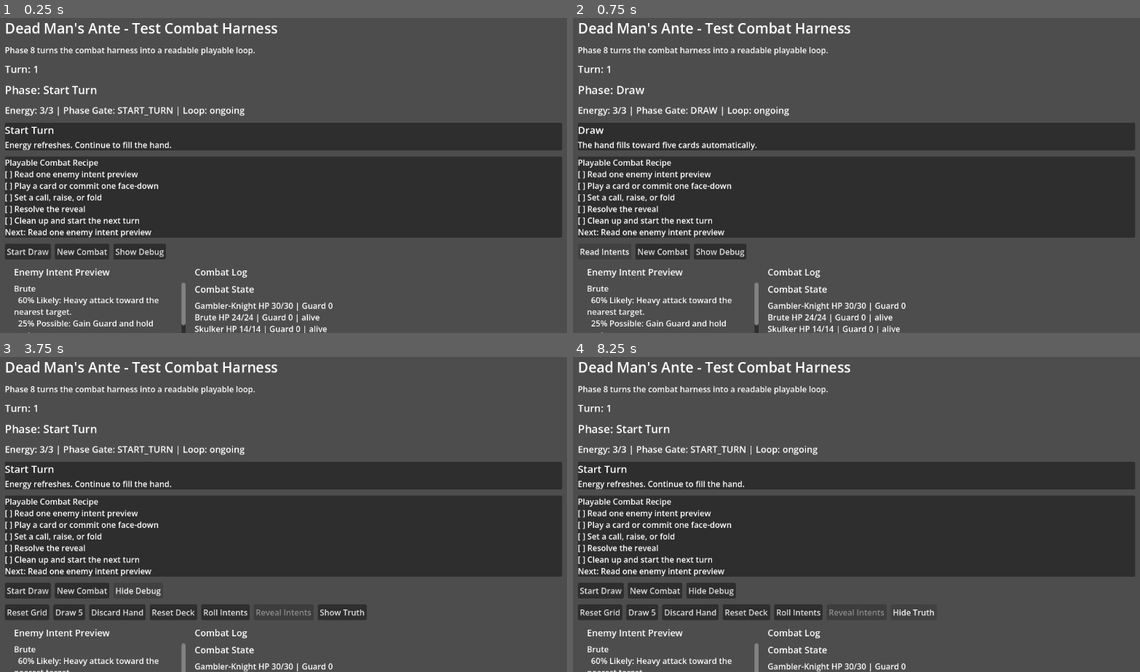
Above: before the commit, frames 1-4 (two rows, left to right).
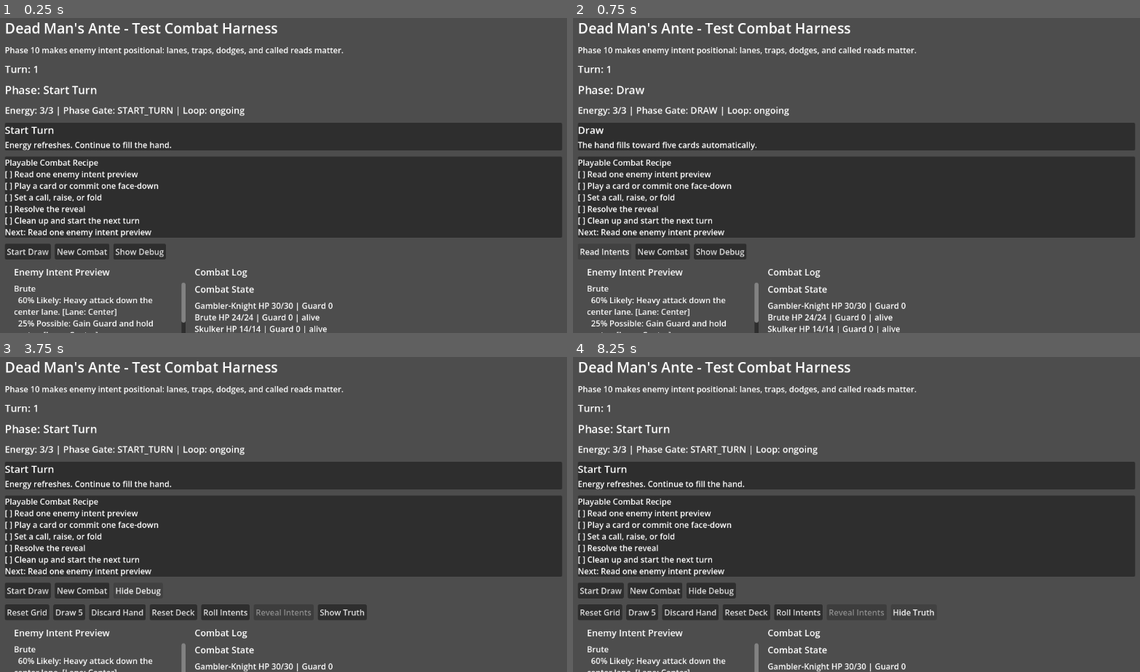
Above: after the commit, the same moments.

Repository: CokesG/Godotgame
Game: Godot game, scene res://scenes/combat/TestCombat.tscn
The game is run twice, just before and just after one commit, with the same random seed, the same clock (stepped at 60 frames per second) and the same inputs.
Inputs:
- Up to frame 1 (0.25 s): no input
- Up to frame 2 (0.75 s): click "Start Draw" at 0.5 s
- Up to frame 3 (3.75 s): click "New Combat" at 1.25 s; click "Start Draw" at 2 s; click "New Combat" at 2.75 s; click "Show Debug" at 3.5 s
- Up to frame 4 (8.25 s): click "Hide Debug" at 4.25 s; click "Show Debug" at 5 s; click "Draw 5" at 5.75 s; click "Discard Hand" at 6.5 s; click "Roll Intents" at 7.25 s; click "Show Truth" at 8 s

The runs differ from the first frame. In frame 1, 0.9% of the frame differs, in the area x 2-61%, y 9-100%; in frame 2, 0.9%; in frame 3, 0.8%; in frame 4, 0.8%.

Commit message:
Add positional intent reveal feel

Diff:
--- a/resources/intents/brute_smash.tres
+++ b/resources/intents/brute_smash.tres
@@ -6,8 +6,8 @@
 script = ExtResource("1")
 id = &"brute_smash"
 display_name = "Skull Smash"
-public_text = "Heavy attack toward the nearest target."
-hidden_text = "The Brute commits to Skull Smash for 8 damage."
+public_text = "Heavy attack down the center lane."
+hidden_text = "The Brute commits to Skull Smash down center lane for 8 damage."
 intent_type = 0
 weight = 0.6
 telegraph_tier = 0
--- a/resources/intents/shieldbearer_bash.tres
+++ b/resources/intents/shieldbearer_bash.tres
@@ -6,11 +6,11 @@
 script = ExtResource("1")
 id = &"shieldbearer_bash"
 display_name = "Shield Bash"
-public_text = "Short-range bash if you stay close."
-hidden_text = "The Shieldbearer bashes for 5 damage."
+public_text = "Short-range bash down the right lane."
+hidden_text = "The Shieldbearer bashes down right lane for 5 damage."
 intent_type = 0
 weight = 0.3
 telegraph_tier = 1
-target_lane = 1
+target_lane = 2
 payload = {"damage": 5}
 tell_tags = Array[StringName]([&"shield_twist", &"close_range"])
--- a/resources/intents/shieldbearer_guard.tres
+++ b/resources/intents/shieldbearer_guard.tres
@@ -6,11 +6,11 @@
 script = ExtResource("1")
 id = &"shieldbearer_guard"
 display_name = "Raise Shield"
-public_text = "Gain Guard and protect an ally."
-hidden_text = "The Shieldbearer raises its shield for 9 Guard."
+public_text = "Gain Guard while holding the right lane."
+hidden_text = "The Shieldbearer raises its shield on the right lane for 9 Guard."
 intent_type = 1
 weight = 0.5
 telegraph_tier = 0
-target_lane = 1
+target_lane = 2
 payload = {"guard": 9}
 tell_tags = Array[StringName]([&"shield_high", &"protect"])
--- a/resources/intents/skulker_cut.tres
+++ b/resources/intents/skulker_cut.tres
@@ -6,8 +6,8 @@
 script = ExtResource("1")
 id = &"skulker_cut"
 display_name = "Cut Purse"
-public_text = "Fast strike at the weakest opening."
-hidden_text = "The Skulker cuts for 4 damage and pressures your hand."
+public_text = "Fast strike that tracks your current position."
+hidden_text = "The Skulker tracks your current position and cuts for 4 damage."
 intent_type = 0
 weight = 0.45
 telegraph_tier = 0
--- a/scripts/combat/BluffSystem.gd
+++ b/scripts/combat/BluffSystem.gd
@@ -15,6 +15,11 @@
 var called_intent_name: String = ""
 var called_lane: int = -1
 var last_result: String = ""
+var last_call_correct: bool = false
+var last_called_enemy_id: StringName = &""
+var last_called_intent_id: StringName = &""
+var last_resolved_wager: int = 0
+var last_payout: int = 0
 
 
 func _ready() -> void:
@@ -27,6 +32,7 @@
 	committed_card = null
 	clear_call(false)
 	last_result = "No call resolved yet."
+	_clear_last_reveal_state()
 	log_requested.emit("Bluff state reset. Nerve: %d." % nerve)
 	_emit_state()
 
@@ -35,6 +41,7 @@
 	committed_card = card
 	current_wager = 0
 	last_result = "Committed %s face-down." % _get_card_name(card)
+	_clear_last_reveal_state()
 	log_requested.emit(last_result)
 	_emit_state()
 
@@ -98,6 +105,7 @@
 	var penalty := 1 if nerve > 0 else 0
 	nerve -= penalty
 	last_result = "Folded %s. Lost %d Nerve and avoided reveal risk." % [_get_card_name(committed_card), penalty]
+	_clear_last_reveal_state()
 	log_requested.emit(last_result)
 	committed_card = null
 	current_wager = 0
@@ -107,13 +115,20 @@
 
 
 func reveal(revealed_intents: Array) -> Dictionary:
+	_capture_called_state()
+	last_resolved_wager = current_wager
+	last_call_correct = false
+	last_payout = 0
+
 	if committed_card == null:
+		_clear_last_reveal_state()
 		last_result = "Reveal resolved without a committed card."
 		log_requested.emit(last_result)
 		_emit_state()
 		return get_state()
 
 	if called_enemy_id.is_empty() or called_intent_id.is_empty():
+		_clear_last_reveal_state(false)
 		last_result = "Reveal exposed %s without a call. No payoff." % _get_card_name(committed_card)
 		log_requested.emit(last_result)
 		committed_card = null
@@ -123,6 +138,8 @@
 
 	var matched_entry := _find_revealed_entry(revealed_intents, called_enemy_id)
 	if matched_entry.is_empty():
+		last_call_correct = false
+		last_payout = 0
 		last_result = "Reveal could not find %s. Wager lost." % called_enemy_name
 		log_requested.emit(last_result)
 		committed_card = null
@@ -134,6 +151,8 @@
 	if correct:
 		var payout := 1 + current_wager * 2
 		nerve += payout
+		last_call_correct = true
+		last_payout = payout
 		last_result = "CALL CORRECT: %s revealed %s%s. %s pays out %d Nerve." % [
 			called_enemy_name,
 			matched_entry.get("intent_name", "Unknown"),
@@ -142,6 +161,8 @@
 			payout
 		]
 	else:
+		last_call_correct = false
+		last_payout = 0
 		last_result = "CALL MISSED: %s revealed %s%s. %s fizzles and the wager is lost." % [
 			called_enemy_name,
 			matched_entry.get("intent_name", "Unknown"),
@@ -169,6 +190,11 @@
 		"called_intent_name": called_intent_name if not called_intent_name.is_empty() else "None",
 		"called_lane": called_lane,
 		"call_summary": _get_call_summary(),
+		"last_call_correct": last_call_correct,
+		"last_called_enemy_id": last_called_enemy_id,
+		"last_called_intent_id": last_called_intent_id,
+		"last_resolved_wager": last_resolved_wager,
+		"last_payout": last_payout,
 		"last_result": last_result
 	}
 
@@ -210,5 +236,19 @@
 	return " in lane %d" % lane
 
 
+func _capture_called_state() -> void:
+	last_called_enemy_id = called_enemy_id
+	last_called_intent_id = called_intent_id
+
+
+func _clear_last_reveal_state(clear_called_state: bool = true) -> void:
+	last_call_correct = false
+	if clear_called_state:
+		last_called_enemy_id = &""
+		last_called_intent_id = &""
+	last_resolved_wager = 0
+	last_payout = 0
+
+
 func _emit_state() -> void:
 	state_changed.emit(get_state())
--- a/scripts/combat/CombatResolver.gd
+++ b/scripts/combat/CombatResolver.gd
@@ -12,6 +12,7 @@
 var player_state: Dictionary = {}
 var enemy_states: Dictionary = {}
 var enemy_order: Array[StringName] = []
+var trap_cells: Array[Vector2i] = []
 var traps_armed: int = 0
 var outcome: String = "ongoing"
 
@@ -26,6 +27,7 @@
 	}
 	enemy_states.clear()
 	enemy_order.clear()
+	trap_cells.clear()
 	traps_armed = 0
 	outcome = "ongoing"
 
@@ -80,12 +82,7 @@
 		&"false_opening":
 			log_requested.emit("%s creates bait. Use Commit/Call/Raise to cash it in." % card_name)
 		&"snare_card":
-			traps_armed += 1
-			log_requested.emit("%s arms a trap at %s. Traps armed: %d." % [
-				card_name,
-				String(context.get("target_cell_label", "the selected cell")),
-				traps_armed
-			])
+			_arm_trap(card_name, context)
 		&"blood_ritual":
 			log_requested.emit("%s feeds the wager engine. Nerve remains tracked by BluffSystem." % card_name)
 		_:
@@ -96,6 +93,10 @@
 
 
 func apply_revealed_intents(revealed_intents: Array) -> void:
+	apply_revealed_intents_with_context(revealed_intents, {})
+
+
+func apply_revealed_intents_with_context(revealed_intents: Array, context: Dictionary = {}) -> void:
 	if _is_finished():
 		return
 
@@ -107,9 +108,16 @@
 		var payload: Dictionary = entry.get("payload", {})
 		var enemy_name := String(entry.get("enemy_name", "Enemy"))
 		var intent_name := String(entry.get("intent_name", "Intent"))
+		var target_lane: int = int(entry.get("target_lane", -1))
+
+		_trigger_trap_for_intent(enemy_id, enemy_name, intent_name, target_lane)
+		if not _enemy_is_alive(enemy_id):
+			_check_combat_end()
+			_emit_state()
+			continue
 
 		if payload.has("damage"):
-			_damage_player(int(payload.get("damage", 0)), "%s's %s" % [enemy_name, intent_name])
+			_resolve_positional_damage(enemy_id, enemy_name, StringName(entry.get("intent_id", &"")), intent_name, int(payload.get("damage", 0)), target_lane, context)
 		elif payload.has("guard"):
 			_add_enemy_guard(enemy_id, int(payload.get("guard", 0)), "%s's %s" % [enemy_name, intent_name])
 		elif payload.has("rage"):
@@ -123,8 +131,8 @@
 		else:
 			log_requested.emit("%s resolves %s with no Phase 6 payload." % [enemy_name, intent_name])
 
-	_check_combat_end()
-	_emit_state()
+		_check_combat_end()
+		_emit_state()
 
 
 func get_state() -> Dictionary:
@@ -132,6 +140,7 @@
 		"player": player_state.duplicate(),
 		"enemies": _get_enemy_list(),
 		"traps_armed": traps_armed,
+		"trap_cells": trap_cells.duplicate(),
 		"outcome": outcome
 	}
 
@@ -199,6 +208,126 @@
 	enemy_states[enemy_id] = enemy
 
 
+func _arm_trap(source: String, context: Dictionary) -> void:
+	var target_cell: Vector2i = context.get("target_cell", Vector2i(-1, -1))
+	if target_cell.x < 0:
+		trap_cells.append(target_cell)
+		_sync_trap_count()
+		log_requested.emit("%s arms a loose trap. Traps armed: %d." % [source, traps_armed])
+		return
+
+	trap_cells.append(target_cell)
+	_sync_trap_count()
+	log_requested.emit("%s arms a trap at %s. Traps armed: %d." % [
+		source,
+		String(context.get("target_cell_label", "(%d,%d)" % [target_cell.x, target_cell.y])),
+		traps_armed
+	])
+
+
+func _trigger_trap_for_intent(enemy_id: StringName, enemy_name: String, intent_name: String, target_lane: int) -> void:
+	if target_lane < 0:
+		return
+
+	var trap_index: int = _get_trap_index_for_lane(target_lane)
+	if trap_index < 0:
+		return
+
+	var trap_cell: Vector2i = trap_cells[trap_index]
+	trap_cells.remove_at(trap_index)
+	_sync_trap_count()
+	log_requested.emit("Snare trap at %s catches %s's %s in lane %s." % [
+		"(%d,%d)" % [trap_cell.x, trap_cell.y],
+		enemy_name,
+		intent_name,
+		_get_lane_label(target_lane)
+	])
+	_damage_enemy(enemy_id, 3, "Snare trap")
+
+
+func _get_trap_index_for_lane(target_lane: int) -> int:
+	for index in range(trap_cells.size()):
+		if trap_cells[index].x == target_lane:
+			return index
+	return -1
+
+
+func _sync_trap_count() -> void:
+	traps_armed = trap_cells.size()
+
+
+func _resolve_positional_damage(enemy_id: StringName, enemy_name: String, intent_id: StringName, intent_name: String, amount: int, target_lane: int, context: Dictionary) -> void:
+	if amount <= 0:
+		log_requested.emit("%s's %s deals no damage." % [enemy_name, intent_name])
+		return
+
+	if _lane_attack_misses(target_lane, context):
+		log_requested.emit("%s's %s misses lane %s: player is in lane %s." % [
+			enemy_name,
+			intent_name,
+			_get_lane_label(target_lane),
+			_get_lane_label(_get_player_lane(context))
+		])
+		return
+
+	var mitigated_amount: int = amount
+	var call_mitigation: int = _get_call_mitigation(enemy_id, intent_id, context)
+	if call_mitigation > 0:
+		mitigated_amount = max(0, amount - call_mitigation)
+		log_requested.emit("Called read reduces incoming damage by %d." % min(amount, call_mitigation))
+
+	if target_lane >= 0:
+		log_requested.emit("%s's %s hits lane %s for %d damage." % [
+			enemy_name,
+			intent_name,
+			_get_lane_label(target_lane),
+			mitigated_amount
+		])
+	else:
+		log_requested.emit("%s's %s tracks the player for %d damage." % [
+			enemy_name,
+			intent_name,
+			mitigated_amount
+		])
+
+	_damage_player(mitigated_amount, "%s's %s" % [enemy_name, intent_name])
+
+
+func _lane_attack_misses(target_lane: int, context: Dictionary) -> bool:
+	if target_lane < 0:
+		return false
+	if not context.has("player_lane"):
+		return false
+	return _get_player_lane(context) != target_lane
+
+
+func _get_player_lane(context: Dictionary) -> int:
+	return int(context.get("player_lane", -1))
+
+
+func _get_call_mitigation(enemy_id: StringName, intent_id: StringName, context: Dictionary) -> int:
+	var bluff_state: Dictionary = context.get("bluff_state", {})
+	if not bool(bluff_state.get("last_call_correct", context.get("last_call_correct", false))):
+		return 0
+	if StringName(bluff_state.get("last_called_enemy_id", context.get("last_called_enemy_id", &""))) != enemy_id:
+		return 0
+	if StringName(bluff_state.get("last_called_intent_id", context.get("last_called_intent_id", &""))) != intent_id:
+		return 0
+	return 2 + int(bluff_state.get("last_resolved_wager", context.get("last_resolved_wager", 0)))
+
+
+func _get_lane_label(lane: int) -> String:
+	match lane:
+		0:
+			return "Left"
+		1:
+			return "Center"
+		2:
+			return "Right"
+		_:
+			return "Tracking"
+
+
 func _damage_player(amount: int, source: String) -> void:
 	var guard: int = int(player_state.get("guard", 0))
 	var damage_after_guard: int = max(0, amount - guard)
--- a/scripts/combat/TestCombatController.gd
+++ b/scripts/combat/TestCombatController.gd
@@ -175,7 +175,7 @@
 	layout.add_child(title)
 
 	var subtitle := Label.new()
-	subtitle.text = "Phase 8 turns the combat harness into a readable playable loop."
+	subtitle.text = "Phase 10 makes enemy intent positional: lanes, traps, dodges, and called reads matter."
 	subtitle.add_theme_font_size_override("font_size", 16)
 	layout.add_child(subtitle)
 
@@ -854,8 +854,9 @@
 			alive_text
 		])
 
-	combat_state_label.append_text("Traps: %d | Outcome: %s" % [
+	combat_state_label.append_text("Traps: %d%s | Outcome: %s" % [
 		state.get("traps_armed", 0),
+		_get_trap_cells_text(state.get("trap_cells", [])),
 		state.get("outcome", "ongoing")
 	])
 	_refresh_targeting_options()
@@ -901,7 +902,8 @@
 			else:
 				combat_resolver.call("apply_card_with_context", resolved_card, committed_card_context)
 			committed_card_context.clear()
-	combat_resolver.call("apply_revealed_intents", revealed)
+	var bluff_state: Dictionary = bluff_system.call("get_state")
+	combat_resolver.call("apply_revealed_intents_with_context", revealed, _build_reveal_context(bluff_state))
 	_mark_recipe_step("reveal_resolve")
 	_refresh_action_controls()
 
@@ -991,6 +993,18 @@
 	}
 
 
+func _build_reveal_context(bluff_state: Dictionary) -> Dictionary:
+	var player_context: Dictionary = combat_grid.call("get_player_context")
+	var resolver_state: Dictionary = combat_resolver.call("get_state")
+	return {
+		"player_cell": player_context.get("cell", Vector2i(-1, -1)),
+		"player_lane": int(player_context.get("lane", -1)),
+		"unit_positions": combat_grid.call("get_unit_position_snapshot"),
+		"active_trap_cells": resolver_state.get("trap_cells", []),
+		"bluff_state": bluff_state
+	}
+
+
 func _validate_card_context(card: Resource, context: Dictionary) -> bool:
 	if _is_attack_or_read_card(card):
 		var target_enemy_id: StringName = StringName(context.get("target_enemy_id", &""))
@@ -998,7 +1012,7 @@
 			_append_log("%s needs a living enemy target." % _get_card_name(card))
 			return false
 
-	if _is_movement_card(card):
+	if _is_grid_cell_card(card):
 		var target_cell: Vector2i = context.get("target_cell", Vector2i(-1, -1))
 		if not _is_valid_player_move_target(target_cell):
 			_append_log("%s needs a legal adjacent move target." % _get_card_name(card))
@@ -1031,6 +1045,10 @@
 
 func _is_movement_card(card: Resource) -> bool:
 	return int(card.get("card_type")) == 2
+
+
+func _is_grid_cell_card(card: Resource) -> bool:
+	return int(card.get("target_type")) == 3
 
 
 func _get_selected_enemy_target() -> Dictionary:
@@ -1184,5 +1202,20 @@
 	return String(card.get("display_name"))
 
 
+func _get_trap_cells_text(cells: Array) -> String:
+	if cells.is_empty():
+		return ""
+
+	var labels: Array[String] = []
+	for cell in cells:
+		if typeof(cell) == TYPE_VECTOR2I:
+			labels.append("(%d,%d)" % [cell.x, cell.y])
+
+	if labels.is_empty():
+		return ""
+
+	return " at %s" % ", ".join(labels)
+
+
 func _append_log(message: String) -> void:
 	log_label.append_text("%s\n" % message)
--- a/scripts/enemies/EnemyIntentSystem.gd
+++ b/scripts/enemies/EnemyIntentSystem.gd
@@ -164,15 +164,18 @@
 		if total_weight > 0.0:
 			percentage = int(round((weight / total_weight) * 100.0))
 
+		var target_lane: int = int(intent.get("target_lane"))
+		var intent_type: int = int(intent.get("intent_type"))
 		options.append({
 			"intent_id": _get_intent_id(intent),
 			"intent_name": _get_intent_name(intent),
-			"summary": _get_public_summary(intent),
+			"summary": "%s [%s]" % [_get_public_summary(intent), _get_lane_text(target_lane, intent_type)],
 			"weight": weight,
 			"percentage": percentage,
 			"tier": _get_tier_name(intent),
-			"target_lane": int(intent.get("target_lane")),
-			"intent_type": int(intent.get("intent_type"))
+			"target_lane": target_lane,
+			"intent_type": intent_type,
+			"lane_text": _get_lane_text(target_lane, intent_type)
 		})
 
 	return options
@@ -247,3 +250,25 @@
 	if weight < 0.0:
 		return 0.0
 	return weight
+
+
+func _get_lane_text(target_lane: int, intent_type: int) -> String:
+	if target_lane >= 0:
+		return "Lane: %s" % _get_lane_name(target_lane)
+
+	if intent_type == IntentDefinition.IntentType.ATTACK:
+		return "Tracks you"
+
+	return "No attack"
+
+
+func _get_lane_name(lane: int) -> String:
+	match lane:
+		0:
+			return "Left"
+		1:
+			return "Center"
+		2:
+			return "Right"
+		_:
+			return "Unknown"
--- a/scripts/grid/CombatGrid.gd
+++ b/scripts/grid/CombatGrid.gd
@@ -178,6 +178,34 @@
 	return String(unit_labels.get(unit_id, String(unit_id)))
 
 
+func get_unit_lane(unit_id: StringName) -> int:
+	var position := get_unit_position(unit_id)
+	if not is_cell_in_bounds(position):
+		return -1
+	return position.x
+
+
+func get_player_context() -> Dictionary:
+	var player_cell := get_unit_position(PLAYER_ID)
+	return {
+		"cell": player_cell,
+		"lane": player_cell.x if is_cell_in_bounds(player_cell) else -1
+	}
+
+
+func get_unit_position_snapshot() -> Dictionary:
+	var snapshot: Dictionary = {}
+	for unit_id in unit_positions.keys():
+		var unit_id_name: StringName = StringName(unit_id)
+		var position: Vector2i = unit_positions[unit_id_name]
+		snapshot[unit_id_name] = {
+			"cell": position,
+			"lane": position.x,
+			"label": get_unit_label(unit_id_name)
+		}
+	return snapshot
+
+
 func is_adjacent(origin: Vector2i, destination: Vector2i) -> bool:
 	var delta := destination - origin
 	return abs(delta.x) + abs(delta.y) == 1
--- /dev/null
+++ b/tests/debug/PositionalIntentCheck.tscn
@@ -0,0 +1,6 @@
+[gd_scene load_steps=2 format=3]
+
+[ext_resource type="Script" path="res://tests/debug/positional_intent_check.gd" id="1"]
+
+[node name="PositionalIntentCheck" type="Node"]
+script = ExtResource("1")
--- a/tests/debug/bluff_system_check.gd
+++ b/tests/debug/bluff_system_check.gd
@@ -73,6 +73,15 @@
 	if int(success_state.get("nerve", -1)) != 5:
 		_fail("Expected correct call payout to leave 5 Nerve, got %d." % int(success_state.get("nerve", -1)))
 		return
+	if not bool(success_state.get("last_call_correct", false)):
+		_fail("Expected structured reveal state to record a correct call.")
+		return
+	if StringName(success_state.get("last_called_enemy_id", &"")) != StringName(entry.get("enemy_id", &"")):
+		_fail("Expected structured reveal state to keep the called enemy id.")
+		return
+	if int(success_state.get("last_resolved_wager", -1)) != 1 or int(success_state.get("last_payout", -1)) != 3:
+		_fail("Expected structured reveal state to record wager 1 and payout 3.")
+		return
 
 	var counts_after_success: Dictionary = deck.call("get_counts")
 	if int(counts_after_success.get("committed", -1)) != 0:
--- a/tests/debug/combat_resolver_check.gd
+++ b/tests/debug/combat_resolver_check.gd
@@ -67,7 +67,10 @@
 		_fail("Shieldbearer should gain 9 Guard.")
 		return
 
-	resolver.call("apply_card", snare_card)
+	resolver.call("apply_card_with_context", snare_card, {
+		"target_cell": Vector2i(1, 1),
+		"target_cell_label": "(1,1)"
+	})
 	state = resolver.call("get_state")
 	if int(state.get("traps_armed", -1)) != 1:
 		_fail("Snare Card should arm one trap.")
--- /dev/null
+++ b/tests/debug/positional_intent_check.gd
@@ -0,0 +1,169 @@
+extends Node
+
+const ENEMY_PATHS := [
+	"res://resources/enemies/brute.tres",
+	"res://resources/enemies/skulker.tres",
+	"res://resources/enemies/shieldbearer.tres"
+]
+
+
+func _ready() -> void:
+	var resolver: Node = load("res://scripts/combat/CombatResolver.gd").new()
+	var logs: Array[String] = []
+	add_child(resolver)
+	resolver.connect("log_requested", func(message: String) -> void:
+		logs.append(message)
+	)
+
+	_verify_center_lane_hit(resolver, logs)
+	_verify_lane_miss(resolver, logs)
+	_verify_tracking_hit(resolver, logs)
+	_verify_call_mitigation(resolver, logs)
+	_verify_trap_trigger(resolver, logs)
+
+	print("POSITIONAL_INTENT_CHECK: PASS")
+	get_tree().quit(0)
+
+
+func _verify_center_lane_hit(resolver: Node, logs: Array[String]) -> void:
+	logs.clear()
+	resolver.call("reset_combat", ENEMY_PATHS)
+	resolver.call("apply_revealed_intents_with_context", [_brute_smash_entry()], {
+		"player_lane": 1
+	})
+
+	var player: Dictionary = _get_player_state(resolver)
+	if int(player.get("hp", -1)) != 22:
+		_fail("Brute Smash should hit center lane player for 8 damage.")
+		return
+	if not _logs_contain(logs, "hits lane Center"):
+		_fail("Expected center lane hit log.")
+		return
+
+
+func _verify_lane_miss(resolver: Node, logs: Array[String]) -> void:
+	logs.clear()
+	resolver.call("reset_combat", ENEMY_PATHS)
+	resolver.call("apply_revealed_intents_with_context", [_brute_smash_entry()], {
+		"player_lane": 0
+	})
+
+	var player: Dictionary = _get_player_state(resolver)
+	if int(player.get("hp", -1)) != 30:
+		_fail("Brute Smash should miss when player leaves center lane.")
+		return
+	if not _logs_contain(logs, "misses lane Center"):
+		_fail("Expected center lane miss log.")
+		return
+
+
+func _verify_tracking_hit(resolver: Node, logs: Array[String]) -> void:
+	logs.clear()
+	resolver.call("reset_combat", ENEMY_PATHS)
+	resolver.call("apply_revealed_intents_with_context", [_skulker_tracking_entry()], {
+		"player_lane": 2
+	})
+
+	var player: Dictionary = _get_player_state(resolver)
+	if int(player.get("hp", -1)) != 26:
+		_fail("Tracking attack should hit regardless of player lane.")
+		return
+	if not _logs_contain(logs, "tracks the player"):
+		_fail("Expected tracking hit log.")
+		return
+
+
+func _verify_call_mitigation(resolver: Node, logs: Array[String]) -> void:
+	logs.clear()
+	resolver.call("reset_combat", ENEMY_PATHS)
+	resolver.call("apply_revealed_intents_with_context", [_brute_smash_entry()], {
+		"player_lane": 1,
+		"bluff_state": {
+			"last_call_correct": true,
+			"last_called_enemy_id": &"brute",
+			"last_called_intent_id": &"brute_smash",
+			"last_resolved_wager": 1
+		}
+	})
+
+	var player: Dictionary = _get_player_state(resolver)
+	if int(player.get("hp", -1)) != 25:
+		_fail("Correct Call + Raise should reduce 8 damage by 3, leaving 25 HP.")
+		return
+	if not _logs_contain(logs, "Called read reduces incoming damage by 3"):
+		_fail("Expected call mitigation log.")
+		return
+
+
+func _verify_trap_trigger(resolver: Node, logs: Array[String]) -> void:
+	logs.clear()
+	var snare_card: Resource = load("res://resources/cards/snare_card.tres")
+	resolver.call("reset_combat", ENEMY_PATHS)
+	resolver.call("apply_card_with_context", snare_card, {
+		"target_cell": Vector2i(1, 1),
+		"target_cell_label": "(1,1)"
+	})
+	resolver.call("apply_revealed_intents_with_context", [_brute_smash_entry()], {
+		"player_lane": 0
+	})
+
+	var brute: Dictionary = _get_enemy_state(resolver, &"brute")
+	if int(brute.get("hp", -1)) != 21:
+		_fail("Snare trap should deal 3 damage to Brute when it targets trapped center lane.")
+		return
+
+	var state: Dictionary = resolver.call("get_state")
+	if int(state.get("traps_armed", -1)) != 0:
+		_fail("Snare trap should be consumed after triggering.")
+		return
+	if not _logs_contain(logs, "Snare trap at (1,1) catches Brute"):
+		_fail("Expected trap trigger log.")
+		return
+
+
+func _brute_smash_entry() -> Dictionary:
+	return {
+		"enemy_id": &"brute",
+		"enemy_name": "Brute",
+		"intent_id": &"brute_smash",
+		"intent_name": "Skull Smash",
+		"target_lane": 1,
+		"payload": {"damage": 8}
+	}
+
+
+func _skulker_tracking_entry() -> Dictionary:
+	return {
+		"enemy_id": &"skulker",
+		"enemy_name": "Skulker",
+		"intent_id": &"skulker_cut",
+		"intent_name": "Cut Purse",
+		"target_lane": -1,
+		"payload": {"damage": 4}
+	}
+
+
+func _get_player_state(resolver: Node) -> Dictionary:
+	var state: Dictionary = resolver.call("get_state")
+	return state.get("player", {})
+
+
+func _get_enemy_state(resolver: Node, enemy_id: StringName) -> Dictionary:
+	var state: Dictionary = resolver.call("get_state")
+	var enemies: Array = state.get("enemies", [])
+	for enemy in enemies:
+		if typeof(enemy) == TYPE_DICTIONARY and StringName(enemy.get("id", &"")) == enemy_id:
+			return enemy
+	return {}
+
+
+func _logs_contain(logs: Array[String], text: String) -> bool:
+	for log in logs:
+		if log.contains(text):
+			return true
+	return false
+
+
+func _fail(message: String) -> void:
+	push_error(message)
+	get_tree().quit(1)
Not shown, changed: docs/status/implementation_status.md
